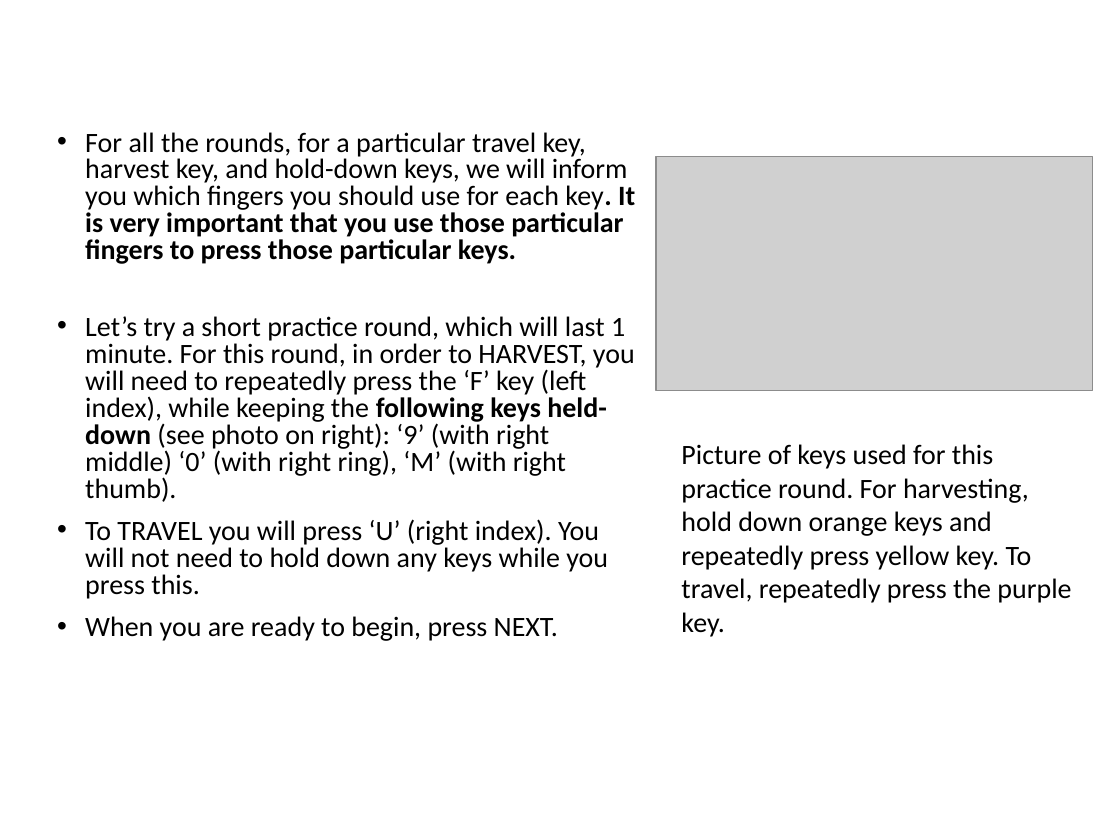
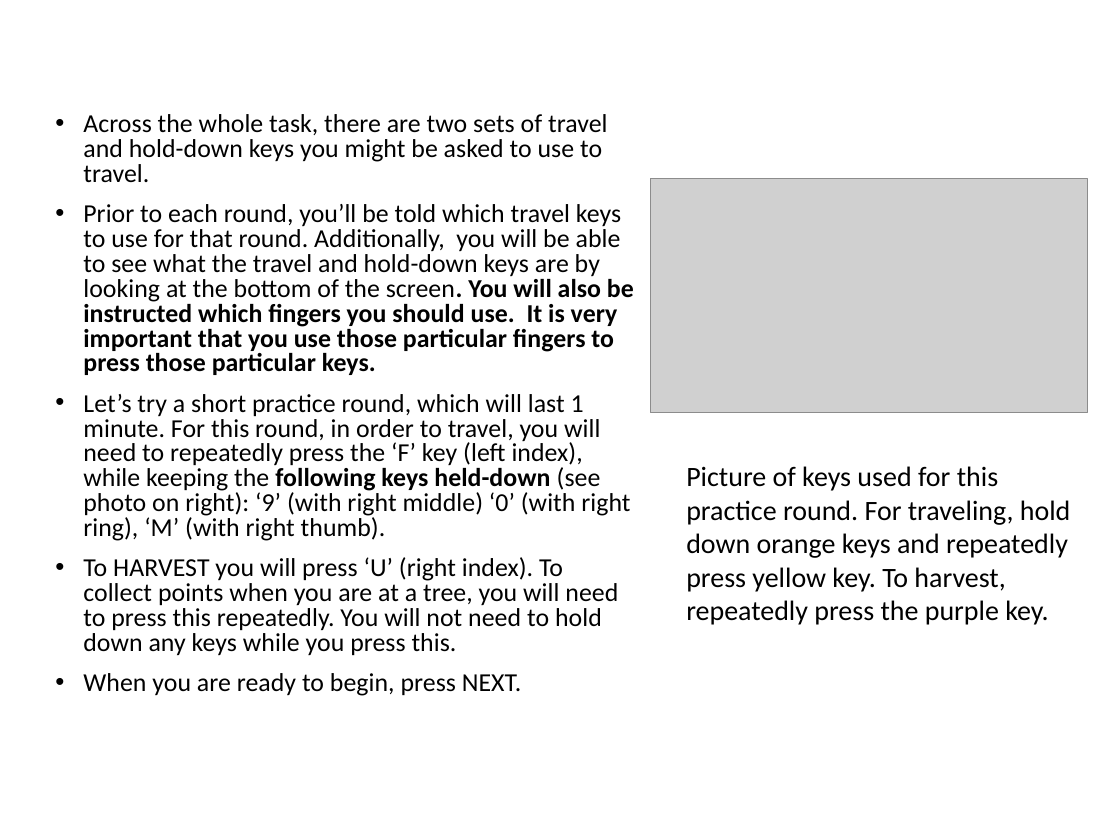
Before and after one commit to evanrussek/forage_jsp_2, a slide deck: slide 6 of public/ver_6/Stimuli/forage_instructions.pptx. Drawn at 1120x840 pixels with LibreOffice and Linux fonts; fonts in the diff are those of the drawing; grey boxes stand for pictures. Boxes give left, top, right and bottom in pixels: in the first picture for what was removed or moved away, otherwise in the second. Text is boxed around its words. In the diff, an @@ line names an element or a change of style, - is before the commit and + after.

```diff
--- a/public/ver_6/Stimuli/forage_instructions.pptx
+++ b/public/ver_6/Stimuli/forage_instructions.pptx
@@ text "Across the whole task, there ...": place and size @@
-text "Across the whole task, there ..." at (85, 132, 635, 641)
+text "Across the whole task, there ..." at (83, 114, 634, 696)
@@ text at (83, 114, 634, 655): text changed; size 18 to 16.6 pt @@
-• For all the rounds, for a particular travel key, harvest key, and hold-down keys, we will inform you which fingers you should use for each key. It is very important that you use those particular fingers to press those particular keys.
-• Let’s try a short practice round, which will last 1 minute. For this round, in order to HARVEST, you will need to repeatedly press the ‘F’ key (left index), while keeping the following keys held-down (see photo on right): ‘9’ (with right middle) ‘0’ (with right ring), ‘M’ (with right thumb).
-• To TRAVEL you will press ‘U’ (right index). You will not need to hold down any keys while you press this.
+• Across the whole task, there are two sets of travel and hold-down keys you might be asked to use to travel.
+• Prior to each round, you’ll be told which travel keys to use for that round. Additionally, you will be able to see what the travel and hold-down keys are by looking at the bottom of the screen. You will also be instructed which fingers you should use. It is very important that you use those particular fingers to press those particular keys.
+• Let’s try a short practice round, which will last 1 minute. For this round, in order to travel, you will need to repeatedly press the ‘F’ key (left index), while keeping the following keys held-down (see photo on right): ‘9’ (with right middle) ‘0’ (with right ring), ‘M’ (with right thumb).
+• To HARVEST you will press ‘U’ (right index). To collect points when you are at a tree, you will need to press this repeatedly. You will not need to hold down any keys while you press this.
@@ picture: place and size @@
-picture at (656, 157, 1093, 391)
+picture at (651, 179, 1088, 413)
@@ text at (686, 466, 1071, 625): text changed @@
-Picture of keys used for this practice round. For harvesting, hold down orange keys and repeatedly press yellow key. To travel, repeatedly press the purple key.
+Picture of keys used for this practice round. For traveling, hold down orange keys and repeatedly press yellow key. To harvest, repeatedly press the purple key.
@@ text at (83, 673, 521, 696): size 18 to 16.6 pt in "When you are ready to begin, press ..." @@
```
Also in this commit, not shown: 7 other slides changed, 1 slide added, 1 slide removed, 16 other files.
